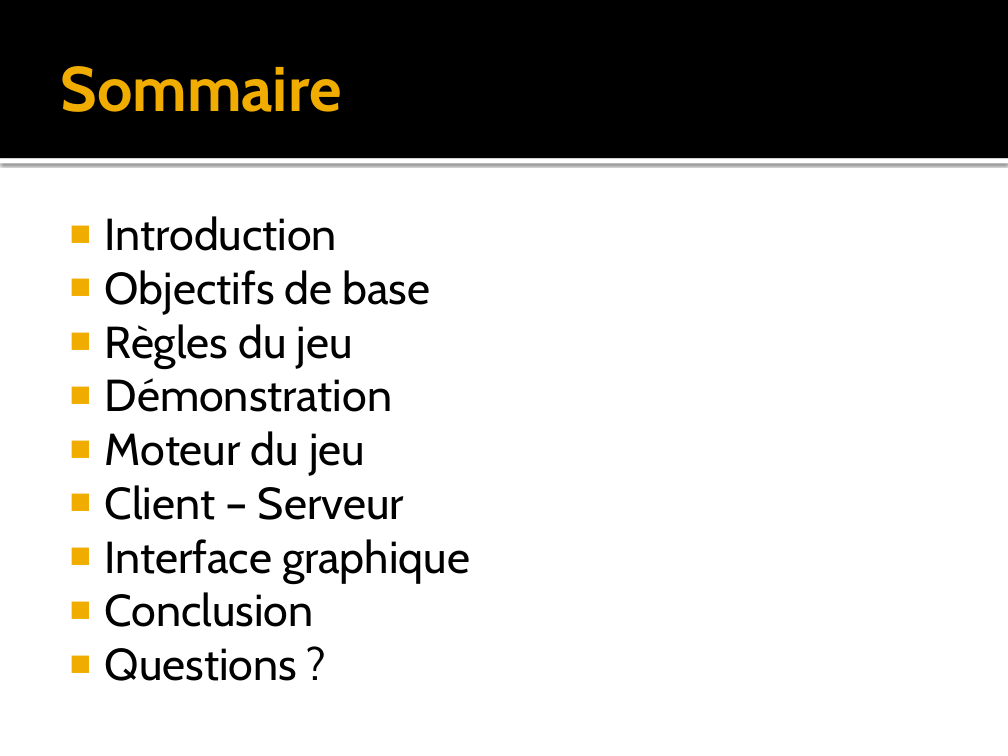
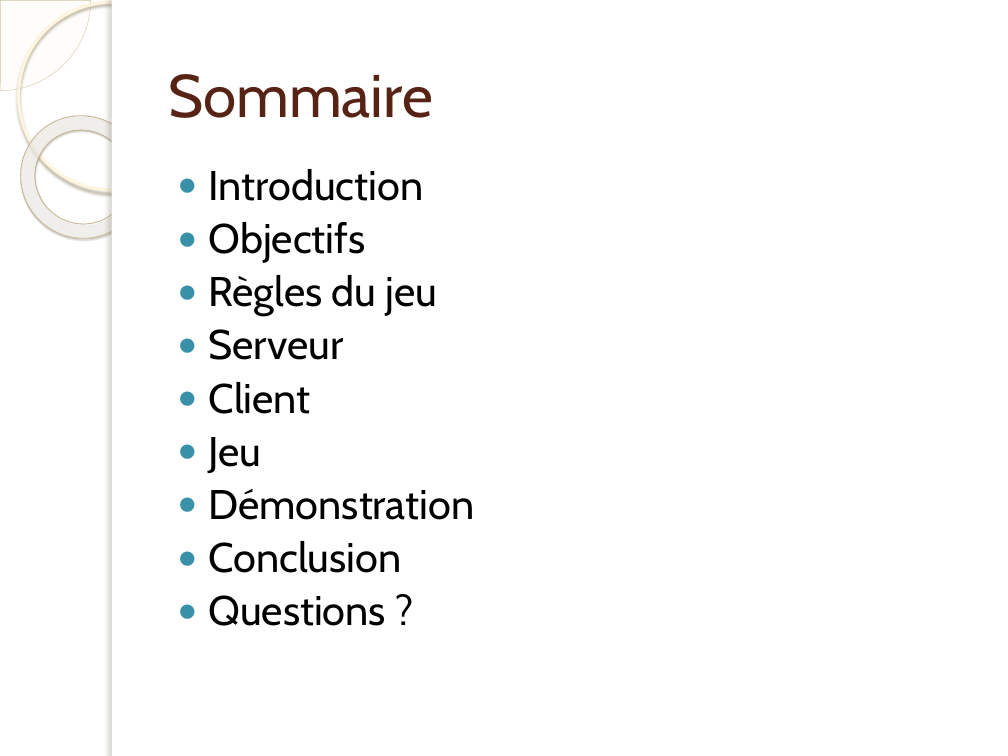
Before and after one commit to jonesbusy/killerbox, a slide deck: slide 2 of Documentation/presentation.pptx. Drawn at 1008x756 pixels with LibreOffice and Linux fonts; fonts in the diff are those of the drawing; background and template pictures are left out. Boxes give left, top, right and bottom in pixels: in the first picture for what was removed or moved away, otherwise in the second. Text is boxed around its words. In the diff, an @@ line names an element or a change of style, - is before the commit and + after.

```diff
--- a/Documentation/presentation.pptx
+++ b/Documentation/presentation.pptx
@@ rectangle removed at box(0, 0, 1008, 158) @@
@@ pie slice (boxed as its full ellipse) added at box(0, 0, 91, 91), fill #FEFAF4 at 33% opacity, outline #D3C39F 0.25 pt @@
@@ ellipse added at box(18, 2, 206, 190), outline #FFF5DE 2.15 pt @@
@@ rectangle added at box(112, 0, 1008, 756), fill #FFFFFF @@
@@ rectangle added at box(112, 0, 120, 756), fill #FFFFFF @@
@@ title "Sommaire": place and size @@
-title "Sommaire" at box(60, 66, 341, 112)
+title "Sommaire" at box(168, 74, 433, 118)
@@ title "Sommaire" at box(168, 74, 433, 118): size 45 to 43 pt, text colour #F0AD00 to #572314, bold off @@
@@ donut added at box(0, 91, 169, 263), fill gradient #FFFCF6 to #FFFEFB to #F0D28E, outline #C7B893 0.58 pt @@
@@ rectangle removed at box(0, 158, 1008, 163) @@
@@ text "Introduction": place and size @@
-text "Introduction" at box(105, 216, 470, 681)
+text "Introduction" at box(209, 169, 475, 626)
@@ text at box(209, 169, 475, 626): size 32 to 29.6 pt in "Introduction", "Règles du jeu", "Démonstration", "Conclusion" and 1 more places; bullet ■ to ●; line spacing 1 to 0.9; more space between paragraphs; bullet colour #F0AD00 to #3891A7 @@
@@ text at box(209, 222, 366, 263): text changed; size 32 to 29.6 pt @@
-■ Objectifs de base
+● Objectifs
@@ text at box(209, 329, 344, 473): paragraphs added @@
+● Serveur
+● Client
+● Jeu
@@ text at box(105, 431, 470, 583): paragraphs removed @@
-■ Moteur du jeu
-■ Client – Serveur
-■ Interface graphique
```
Also in this commit, not shown: 3 other slides changed, 9 slides added, 7 slides removed.
